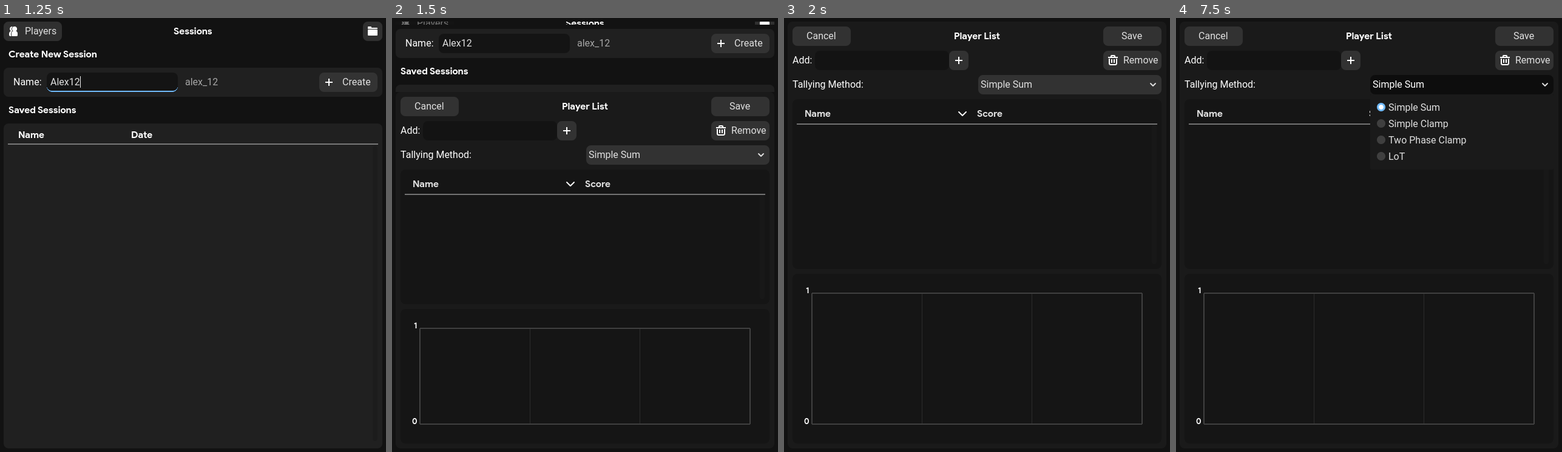
Above: before the commit, frames 1-4 (left to right).
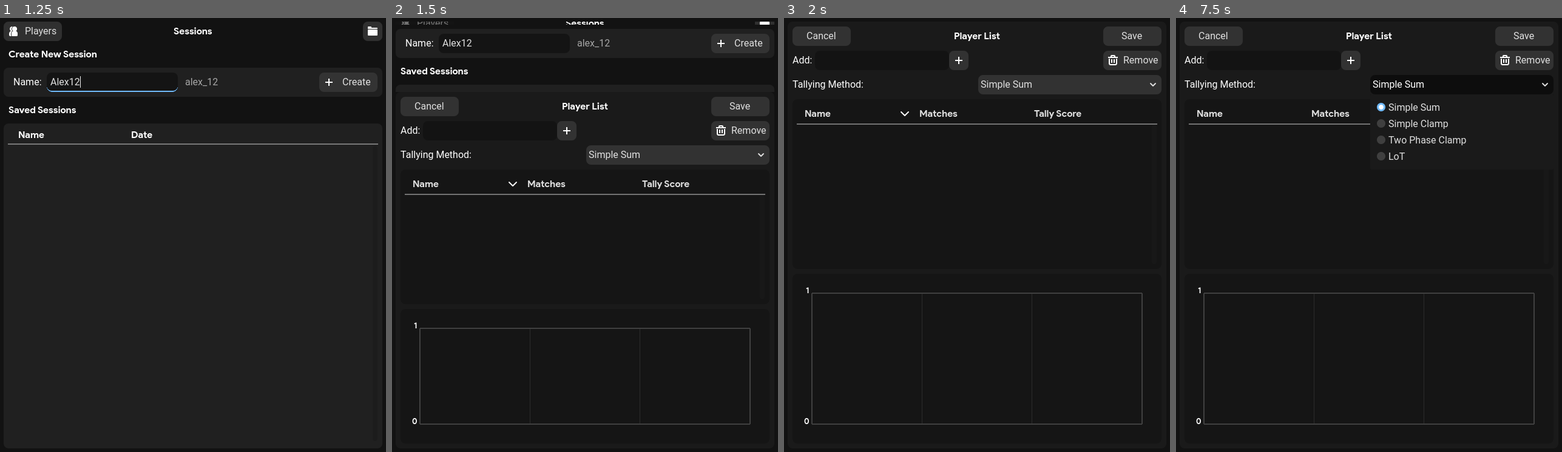
Above: after the commit, the same moments.

Repository: bububirb/point-calculator
Game: Godot game, scene res://scenes/sessions_list.tscn
Two runs of this game, one before a commit and one after it. Both use one fixed random seed, a clock stepped at 60 frames per second and the inputs below.
Inputs (mouse positions are in pixels of both pictures, inside the frame that each line leads up to):
- Up to frame 1 (1.25 s): click (111, 83) at 0.52 s; type "Alex" at 0.6 s; click (96, 443) at 0.75 s; type "12" at 0.83 s
- Up to frame 2 (1.5 s): click "Players" at 1.25 s
- Up to frame 3 (2 s): no input
- Up to frame 4 (7.5 s): click (1349, 61) at 2 s; click "Name" at 2.75 s; click (1453, 113) at 3.5 s, where only the run before the commit has a clickable "Score"; click (1365, 113) at 4.25 s, where only the run after the commit has a clickable "Matches"; click (1480, 113) at 5 s, where only the run after the commit has a clickable "Tally Score"; click (1550, 22) at 5.75 s; click "Remove" at 6.5 s; click "Simple Sum" at 7.25 s

Frame 1 is identical in both runs. In frame 2, 0.3% of the frame differs, in the area x 30-78%, y 37-40%; in frame 3, 0.3%; in frame 4, less than 0.1%.

Commit message:
Unified Player List Script

Diff:
--- a/scripts/global_player_list.gd
+++ b/scripts/global_player_list.gd
@@ -9,6 +9,7 @@
 var names = {}
 var scores = {}
 var global_scores = {}
+var matches = {}
 var tally_function
 
 @onready var cancel_button = $Panel/VBoxContainer/TitleBar/CancelButton
@@ -100,7 +101,8 @@
 		player_data = ResourceLoader.load("res://resources/player_data/default_player_data.tres")
 	names = player_data.names
 	scores = player_data.scores
-	global_scores = player_data.scores
+	global_scores = player_data.scores.duplicate()
+	matches = player_data.scores.duplicate()
 	tally_function = Tally.get(player_data.tally_method)
 	if tally_function:
 		Tally.tally_function = tally_function
@@ -135,16 +137,17 @@
 			for i in match_data.winning_scores.size():
 				var id = match_data.winning_player_ids[i]
 				if scores.has(id):
-					scores[id] = scores[id] + match_data.winning_scores[i]
+					scores[id] += match_data.winning_scores[i]
 					match_scores[id] = match_data.winning_scores[i]
 					# Todo: Record players participating in session
 
 				id = match_data.losing_player_ids[i]
 				if scores.has(id):
-					scores[id] = scores[id] + match_data.losing_scores[i]
+					scores[id] += match_data.losing_scores[i]
 					match_scores[id] = match_data.losing_scores[i]
 		# Tally global scores
 		global_scores = Tally.tally_all_sessions(global_scores)
+		matches = Tally.tally_matches_per_player(matches)
 		update_session_graph()
 
 func load_player_item_list():
@@ -155,7 +158,7 @@
 func update_player_item_list():
 	player_item_list.clear()
 	for i in names.keys():
-		player_item_list.add_item(names[i], scores[i], global_scores[i])
+		player_item_list.add_item(names[i], scores[i], global_scores[i], matches[i])
 
 func update_session_graph():
 	session_graph.clear()
--- a/scripts/player_entry.gd
+++ b/scripts/player_entry.gd
@@ -7,6 +7,7 @@
 @onready var player_name_label = $Labels/PlayerNameLabel
 @onready var local_score_label = $Labels/LocalScoreLabel
 @onready var global_score_label = $Labels/GlobalScoreLabel
+@onready var matches_label = $Labels/MatchesLabel
 @onready var selection_draw = $SelectionDraw
 
 # Called when the node enters the scene tree for the first time.
@@ -35,6 +36,9 @@
 func show_global_score(visibility = true):
 	global_score_label.visible = visibility
 
+func show_matches(visibility = true):
+	matches_label.visible = visibility
+
 func set_player_name(player_name):
 	player_name_label.text = player_name
 
@@ -43,6 +47,9 @@
 
 func set_global_score(global_score):
 	global_score_label.text = str(global_score)
+
+func set_matches(matches):
+	matches_label.text = str(matches)
 
 func get_player_name():
 	return player_name_label.text
@@ -53,5 +60,8 @@
 func get_global_score():
 	return int(global_score_label.text)
 
+func get_matches():
+	return int(matches_label.text)
+
 func draw_selection(value = true):
 	selection_draw.visible = value
--- a/scripts/player_item_list.gd
+++ b/scripts/player_item_list.gd
@@ -3,8 +3,9 @@
 signal item_selected
 signal sorted
 
-@export var show_local_scores = true
-@export var show_global_scores = false
+@export var show_local_scores = false
+@export var show_global_scores = true
+@export var show_matches = true
 
 var player_entry_scene : PackedScene = load("res://scenes/player_entry.tscn")
 
@@ -19,11 +20,13 @@
 @onready var player_name_sort_button = $VBoxContainer/Panel/Labels/PlayerNameSortButton
 @onready var local_score_sort_button = $VBoxContainer/Panel/Labels/LocalScoreSortButton
 @onready var global_score_sort_button = $VBoxContainer/Panel/Labels/GlobalScoreSortButton
+@onready var matches_sort_button = $VBoxContainer/Panel/Labels/MatchesSortButton
 
 # Called when the node enters the scene tree for the first time.
 func _ready():
 	local_score_sort_button.visible = show_local_scores
 	global_score_sort_button.visible = show_global_scores
+	matches_sort_button.visible = show_matches
 #	instantiate_player_entry(null, null, null)
 #	instantiate_player_entry(null, null, null)
 #	instantiate_player_entry(null, null, null)
@@ -36,7 +39,7 @@
 func _process(_delta):
 	pass
 
-func instantiate_player_entry(player_name, local_score, global_score):
+func instantiate_player_entry(player_name, local_score, global_score, matches = 0):
 	var player_entry_node = player_entry_scene.instantiate()
 	player_entry_container.add_child(player_entry_node)
 	player_entry_node.connect("selected", _on_player_entry_selected)
@@ -47,6 +50,9 @@
 	if show_global_scores:
 		player_entry_node.set_global_score(global_score)
 	player_entry_node.show_global_score(show_global_scores)
+	if show_matches:
+		player_entry_node.set_matches(matches)
+	player_entry_node.show_matches(show_matches)
 
 func _on_player_entry_selected(index):
 	select(index)
@@ -64,12 +70,15 @@
 	var player_name_arrow = player_name_sort_button.get_node("Arrow")
 	var local_score_arrow = local_score_sort_button.get_node("Arrow")
 	var global_score_arrow = global_score_sort_button.get_node("Arrow")
+	var matches_arrow = matches_sort_button.get_node("Arrow")
 	player_name_arrow.visible = type == "player_name"
 	local_score_arrow.visible = type == "local_score"
 	global_score_arrow.visible = type == "global_score"
+	matches_arrow.visible = type == "matches"
 	player_name_arrow.flip_v = is_reversed
 	local_score_arrow.flip_v = is_reversed
 	global_score_arrow.flip_v = is_reversed
+	matches_arrow.flip_v = is_reversed
 
 func sort_player_entries():
 	var sorted_nodes = player_entry_container.get_children()
@@ -106,10 +115,17 @@
 				return value_a > value_b
 			else:
 				return value_a < value_b
+		"matches":
+			value_a = a.get_matches()
+			value_b = b.get_matches()
+			if not reversed:
+				return value_a > value_b
+			else:
+				return value_a < value_b
 
 
-func add_item(player_name, local_score = 0, global_score = 0):
-	instantiate_player_entry(player_name, local_score, global_score)
+func add_item(player_name, local_score = 0, global_score = 0, matches = 0):
+	instantiate_player_entry(player_name, local_score, global_score, matches)
 	update_item_count()
 	sort_player_entries()
 
@@ -145,6 +161,9 @@
 func set_global_score(index, global_score):
 	player_entry_container.get_child(index).set_global_score(global_score)
 
+func set_matches(index, matches):
+	player_entry_container.get_child(index).set_matches(matches)
+
 func get_player_name(index):
 	return player_entry_container.get_child(index).get_player_name()
 
@@ -153,6 +172,9 @@
 
 func get_global_score(index):
 	return player_entry_container.get_child(index).get_global_score()
+
+func get_matches(index):
+	return player_entry_container.get_child(index).get_matches()
 
 func update_item_count():
 	item_count = player_entry_container.get_child_count()
--- a/scripts/player_list.gd
+++ b/scripts/player_list.gd
@@ -9,6 +9,7 @@
 var names = {}
 var scores = {}
 var global_scores = {}
+var matches = {}
 var tally_function
 
 @onready var cancel_button = $Panel/VBoxContainer/TitleBar/CancelButton
@@ -100,9 +101,11 @@
 		player_data = ResourceLoader.load("res://resources/player_data/default_player_data.tres")
 	names = player_data.names
 	scores = player_data.scores
-	global_scores = player_data.scores
+	global_scores = player_data.scores.duplicate()
+	matches = player_data.scores.duplicate()
 	tally_function = Tally.get(player_data.tally_method)
-	Tally.tally_function = tally_function
+	if tally_function:
+		Tally.tally_function = tally_function
 	load_tally_options()
 
 func load_player_stats():
@@ -119,31 +122,34 @@
 	if dir.file_exists("player_data.tres"):
 		player_data_exists = true
 
-	dir = DirAccess.open(MATCH_DATA_PATH)
-	if not dir:
-		DirAccess.open(Globals.CURRENT_SESSION_PATH).make_dir("match_data")
+	if player_item_list.show_local_scores:
 		dir = DirAccess.open(MATCH_DATA_PATH)
+		if not dir:
+			DirAccess.open(Globals.CURRENT_SESSION_PATH).make_dir("match_data")
+			dir = DirAccess.open(MATCH_DATA_PATH)
 	var match_data : MatchData
 
 	if player_data_exists:
-		# Tally local scores
-		for file in list_match_data():
-			var match_scores = {}
-			match_data = ResourceLoader.load(MATCH_DATA_PATH + file)
+		if player_item_list.show_local_scores:
+			# Tally local scores
+			for file in list_match_data():
+				var match_scores = {}
+				match_data = ResourceLoader.load(MATCH_DATA_PATH + file)
 
-			for i in match_data.winning_scores.size():
-				var id = match_data.winning_player_ids[i]
-				if scores.has(id):
-					scores[id] = scores[id] + match_data.winning_scores[i]
-					match_scores[id] = match_data.winning_scores[i]
-					# Todo: Record players participating in session
+				for i in match_data.winning_scores.size():
+					var id = match_data.winning_player_ids[i]
+					if scores.has(id):
+						scores[id] = scores[id] + match_data.winning_scores[i]
+						match_scores[id] = match_data.winning_scores[i]
+						# Todo: Record players participating in session
 
-				id = match_data.losing_player_ids[i]
-				if scores.has(id):
-					scores[id] = scores[id] + match_data.losing_scores[i]
-					match_scores[id] = match_data.losing_scores[i]
+					id = match_data.losing_player_ids[i]
+					if scores.has(id):
+						scores[id] = scores[id] + match_data.losing_scores[i]
+						match_scores[id] = match_data.losing_scores[i]
 		# Tally global scores
 		global_scores = Tally.tally_all_sessions(global_scores)
+		matches = Tally.tally_matches_per_player(matches)
 		update_session_graph()
 
 func load_player_item_list():
@@ -154,7 +160,7 @@
 func update_player_item_list():
 	player_item_list.clear()
 	for i in names.keys():
-		player_item_list.add_item(names[i], scores[i], global_scores[i])
+		player_item_list.add_item(names[i], scores[i], global_scores[i], matches[i])
 
 func update_session_graph():
 	session_graph.clear()
--- a/scripts/session.gd
+++ b/scripts/session.gd
@@ -155,12 +155,12 @@
 #	new_button.show_button()
 
 func open_player_list():
+	players_button.disabled = true
 	player_list.load_player_item_list()
 	var tween = create_tween().set_ease(Tween.EASE_OUT).set_trans(Tween.TRANS_CUBIC).set_parallel()
 	tween.tween_property(player_list, "size_flags_stretch_ratio", 1.0, tween_duration)
 	tween.tween_property(card_list, "size_flags_stretch_ratio", 0.0, tween_duration)
 	tween.tween_property(menu_bar, "custom_minimum_size:y", 0.0, tween_duration)
-	players_button.disabled = true
 
 func close_player_list():
 	var tween = create_tween().set_ease(Tween.EASE_OUT).set_trans(Tween.TRANS_CUBIC).set_parallel()
--- a/scripts/sessions_list.gd
+++ b/scripts/sessions_list.gd
@@ -158,12 +158,12 @@
 
 # For player list integration
 func open_player_list():
+	players_button.disabled = true
 	global_player_list.load_player_item_list()
 	var tween = create_tween().set_ease(Tween.EASE_OUT).set_trans(Tween.TRANS_CUBIC).set_parallel()
 	tween.tween_property(global_player_list, "size_flags_stretch_ratio", 1.0, tween_duration)
 	tween.tween_property(session_options, "size_flags_stretch_ratio", 0.0, tween_duration)
 	tween.tween_property(title_bar, "custom_minimum_size:y", 0.0, tween_duration)
-	players_button.disabled = true
 
 func close_player_list():
 	var tween = create_tween().set_ease(Tween.EASE_OUT).set_trans(Tween.TRANS_CUBIC).set_parallel()
--- a/scripts/tally.gd
+++ b/scripts/tally.gd
@@ -60,6 +60,8 @@
 	return tally_scores
 
 func tally_matches_per_player(players : Dictionary):
+	for key in players.keys():
+		players[key] = 0
 	for session in Globals.list_ordered_session_folders():
 		var match_data : MatchData
 		var target_match_data_path = Globals.SESSION_DATA_PATH + session + "/match_data/"
